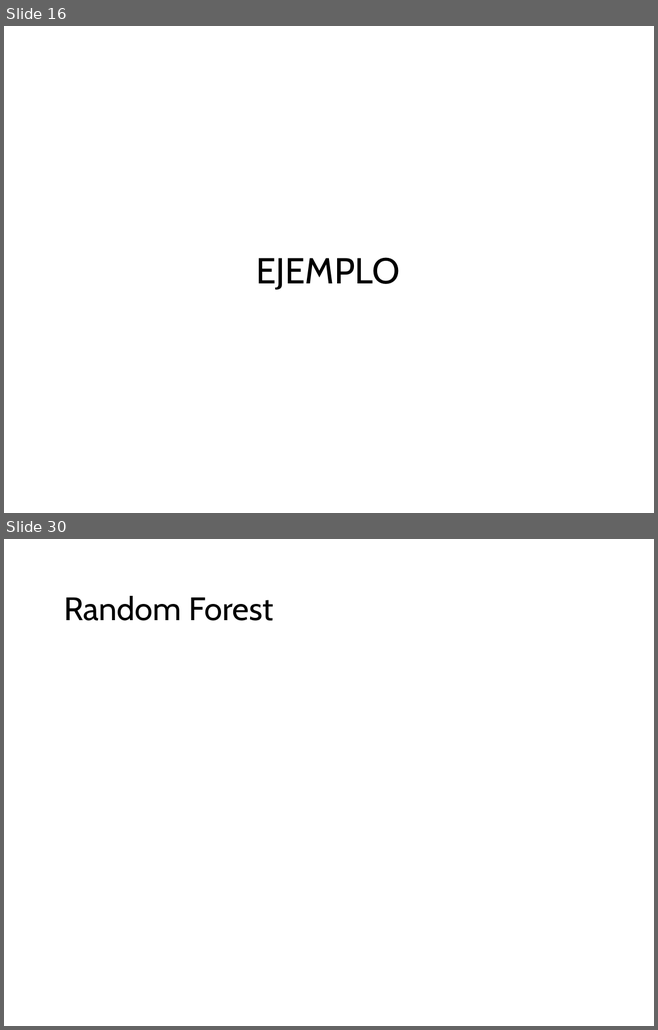
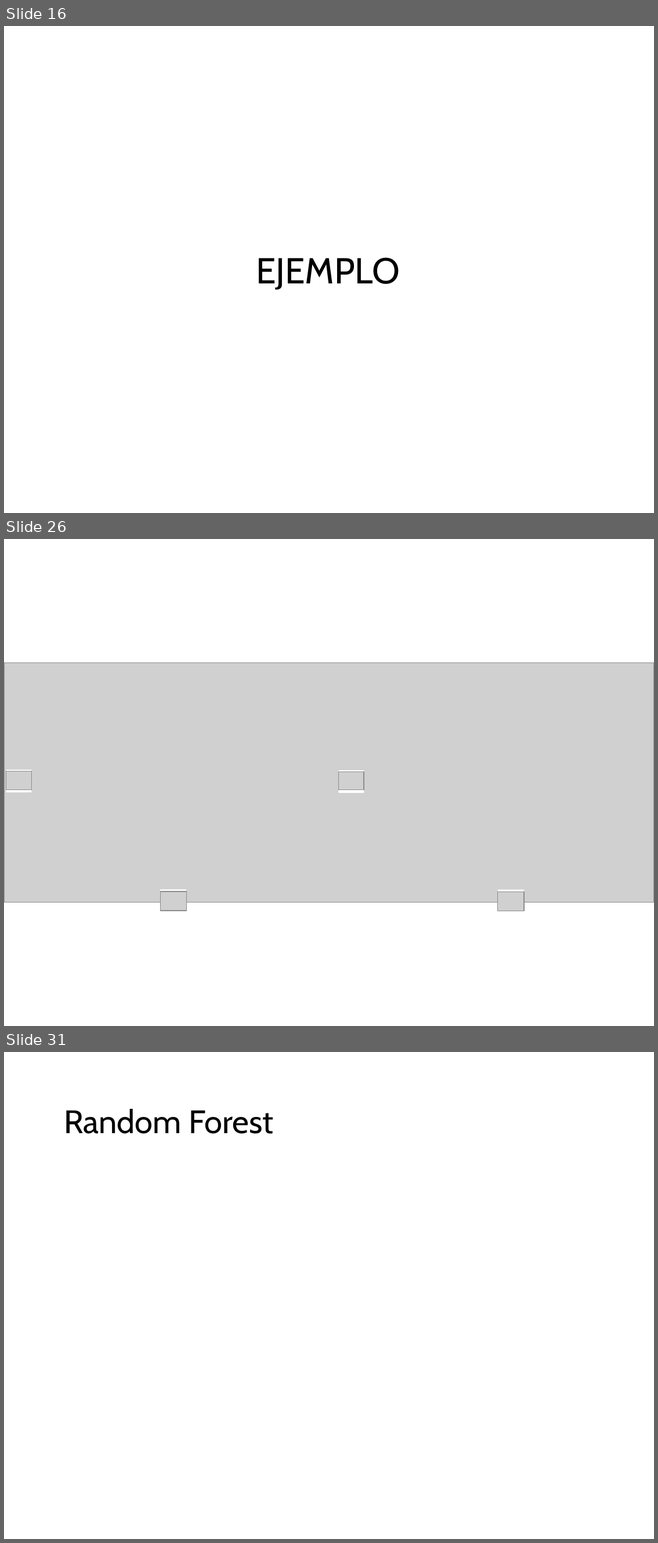
Before and after one commit to domingomery/patrones, a slide deck: clases/Cap04_Clasificacion/presentations/PAT04_Trees.pptx. Shown one above the other, each under a label of ours: slides 16 and 30 before the commit, slides 16, 26 and 31 after it; the slides between them are not shown. The pictures are 658x1030 and 658x1543 pixels, drawn with LibreOffice and Linux fonts; fonts in the diff are those of the drawing; grey boxes stand for pictures. Boxes give left, top, right and bottom in pixels: in the first picture for what was removed or moved away, otherwise in the second. Text is boxed around its words. In the diff, an @@ line names an element or a change of style, - is before the commit and + after.

```diff
--- a/clases/Cap04_Clasificacion/presentations/PAT04_Trees.pptx
+++ b/clases/Cap04_Clasificacion/presentations/PAT04_Trees.pptx
@@ slide 26 added at [4, 539, 654, 1026], background #FFFFFF @@
@@ picture added at [4, 663, 654, 902] @@
@@ rectangle added at [6, 770, 31, 792], fill #FFFFFF @@
@@ picture added at [6, 772, 31, 790] @@
@@ rectangle added at [339, 770, 364, 793], fill #FFFFFF @@
@@ picture added at [339, 772, 364, 790] @@
@@ rectangle added at [160, 890, 186, 911], fill #FFFFFF @@
@@ picture added at [160, 892, 186, 911] @@
@@ rectangle added at [498, 890, 524, 911], fill #FFFFFF @@
@@ picture added at [498, 892, 524, 911] @@
@@ what was slide 30 is now slide 31 @@
```
Also in this commit, not shown: 3 slides changed, 9 other slides added, 9 slides removed, 10 other files.
